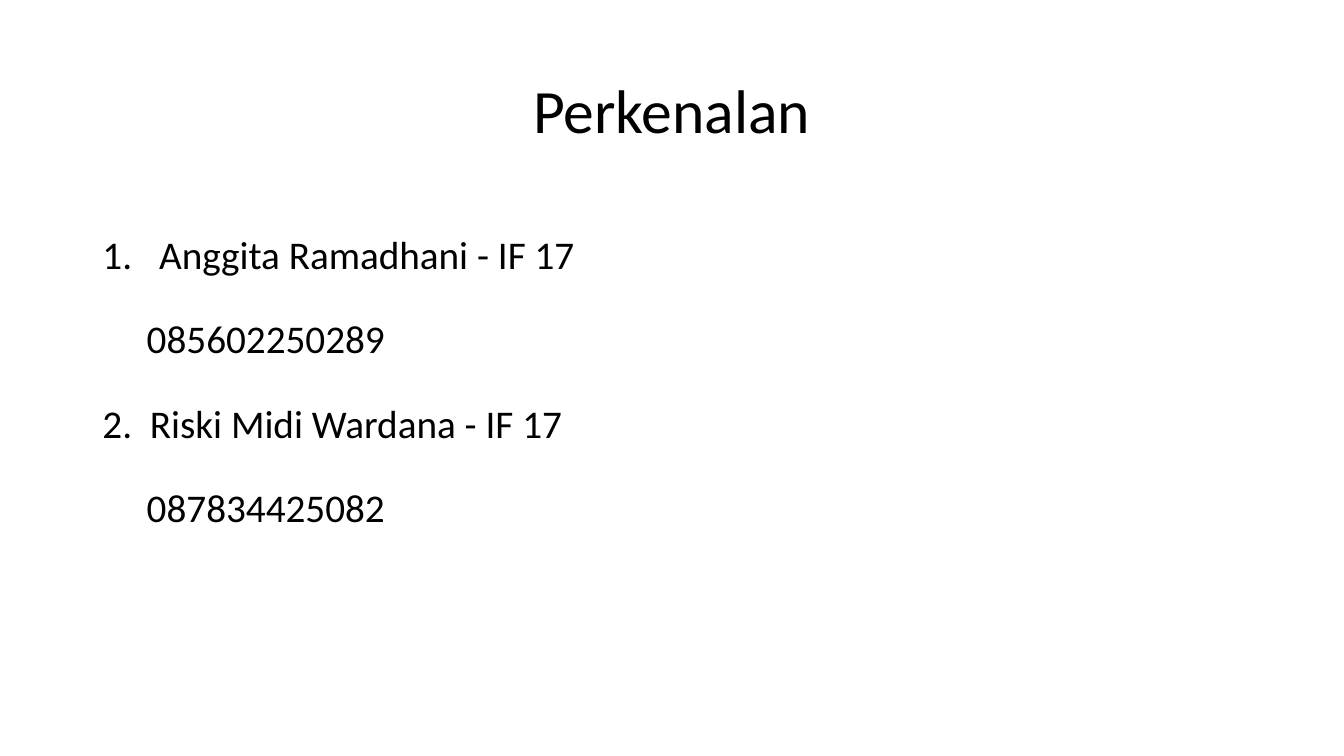
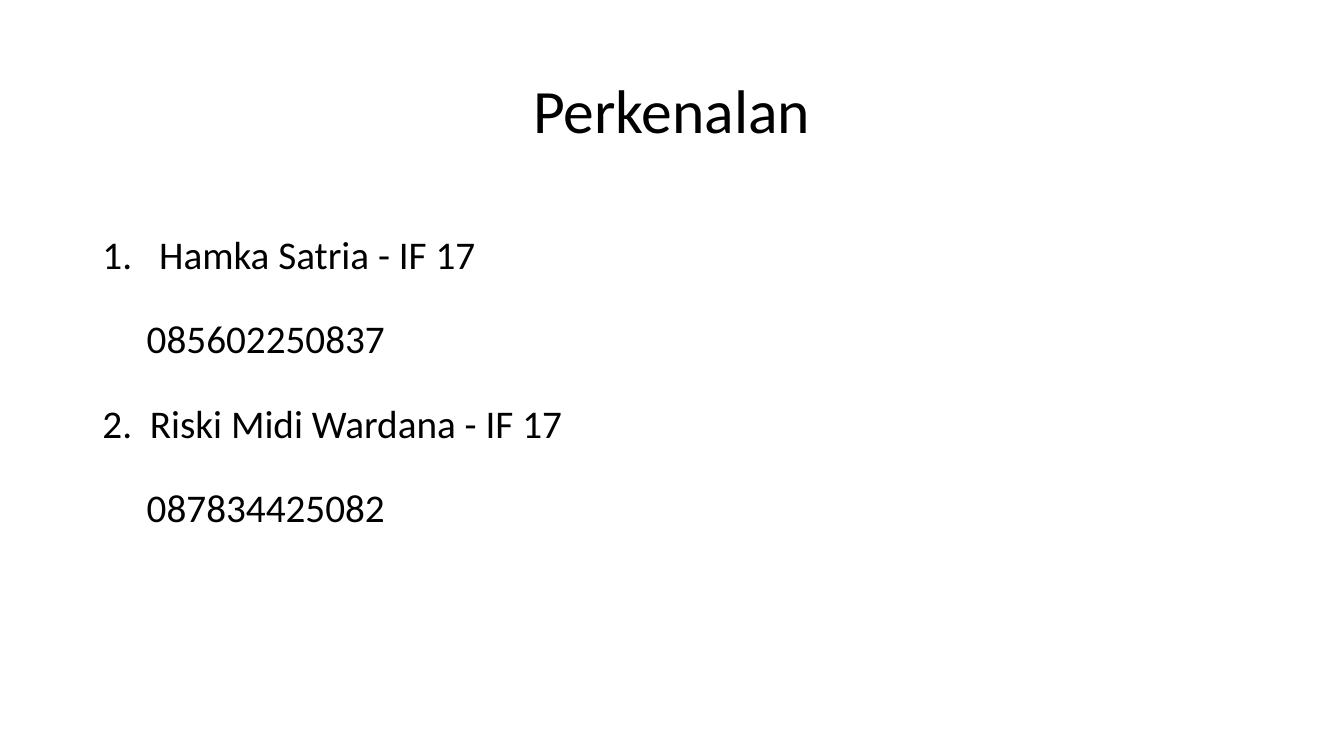
Before and after one commit to riskimidiw/praktikum, a slide deck: slide 2 of algoritma-2/pertemuan-1(array)/materi/pertemuan-1.pptx. Drawn at 1344x756 pixels with LibreOffice and Linux fonts; fonts in the diff are those of the drawing. Boxes give left, top, right and bottom in pixels: in the first picture for what was removed or moved away, otherwise in the second. Text is boxed around its words. In the diff, an @@ line names an element or a change of style, - is before the commit and + after.

```diff
--- a/algoritma-2/pertemuan-1(array)/materi/pertemuan-1.pptx
+++ b/algoritma-2/pertemuan-1(array)/materi/pertemuan-1.pptx
@@ text at (x1=147, y1=241, x2=476, y2=354): text changed @@
-1. Anggita Ramadhani - IF 17
-085602250289
+1. Hamka Satria - IF 17
+085602250837
```
Also in this commit, not shown: 1 slide added, 8 other files.
